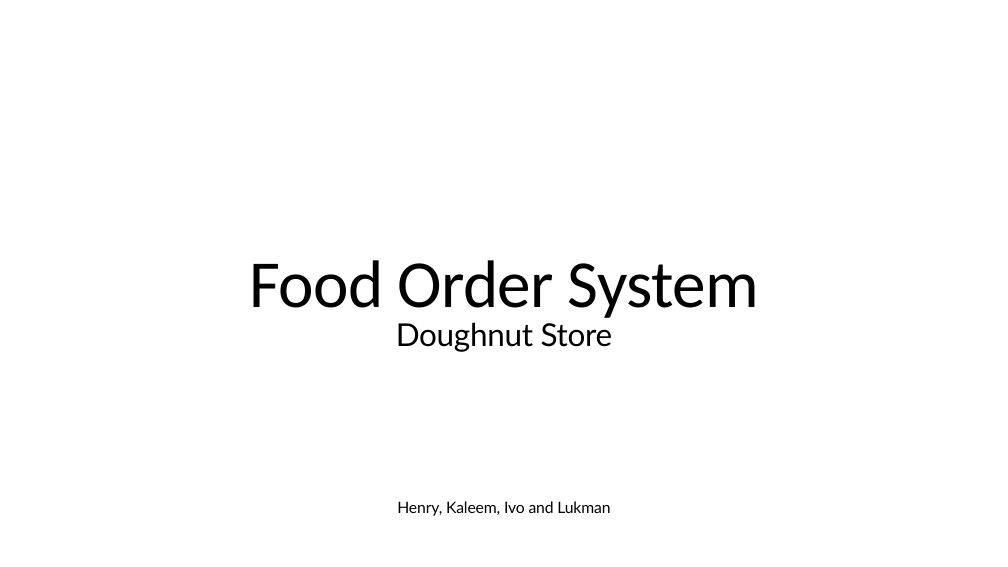
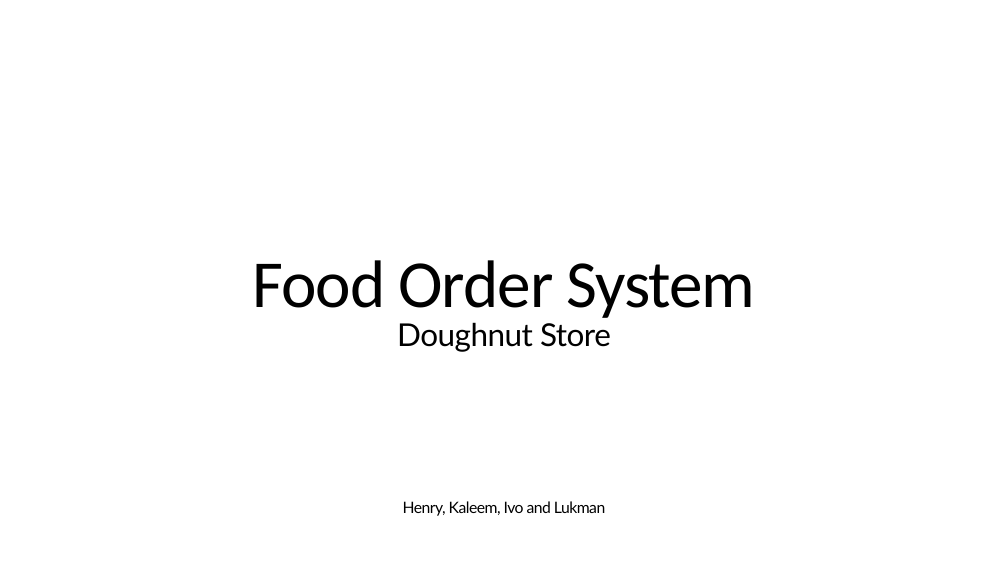
Before and after one commit to henryfallows13/Assesment3-DoghnutOrderSystem, a slide deck: slide 1 of Henry/Ford Order System Preasentation .pptx. Drawn at 1008x567 pixels with LibreOffice and Linux fonts; fonts in the diff are those of the drawing. Boxes give left, top, right and bottom in pixels: in the first picture for what was removed or moved away, otherwise in the second. Text is boxed around its words. In the diff, an @@ line names an element or a change of style, - is before the commit and + after.

```diff
--- a/Henry/Ford Order System Preasentation .pptx
+++ b/Henry/Ford Order System Preasentation .pptx
@@ title "Food Order System" at (x1=252, y1=260, x2=756, y2=324): letter spacing -1.3 to -2 pt @@
@@ text "Doughnut Store" at (x1=397, y1=322, x2=611, y2=352): letter spacing -0.6 to -1 pt @@
@@ text "Henry, Kaleem, Ivo and Lukman" at (x1=403, y1=501, x2=605, y2=516): letter spacing -0.3 to -1 pt @@
```
Also in this commit, not shown: 7 other slides changed, 10 slides added, 2 other files.
